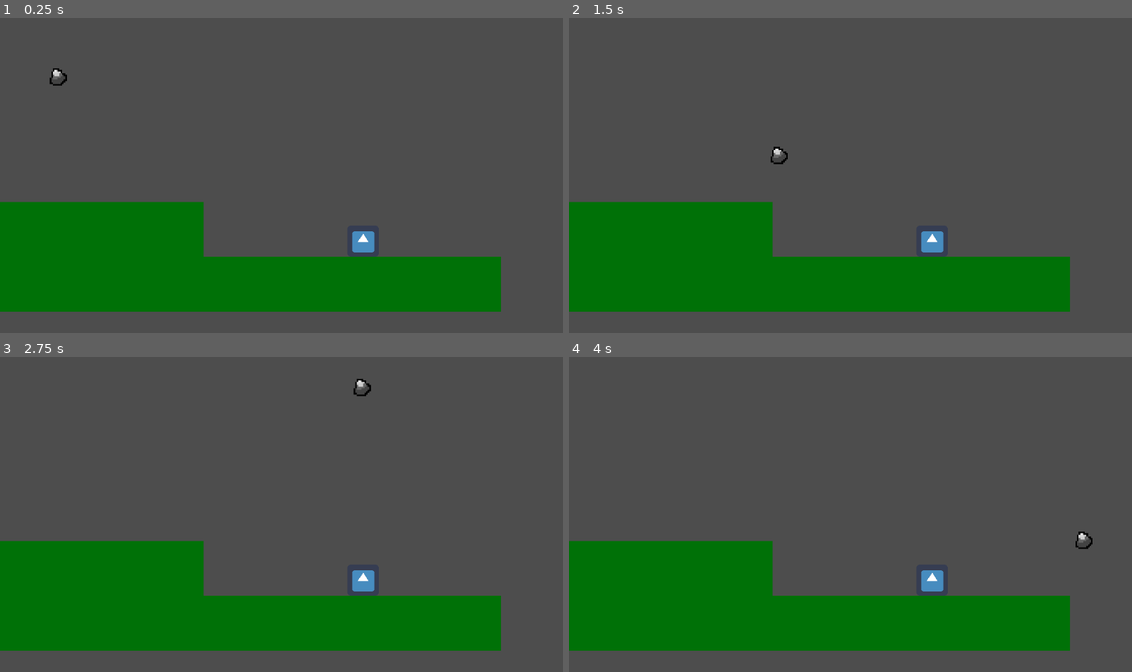
Above: before the commit, frames 1-4 (two rows, left to right).
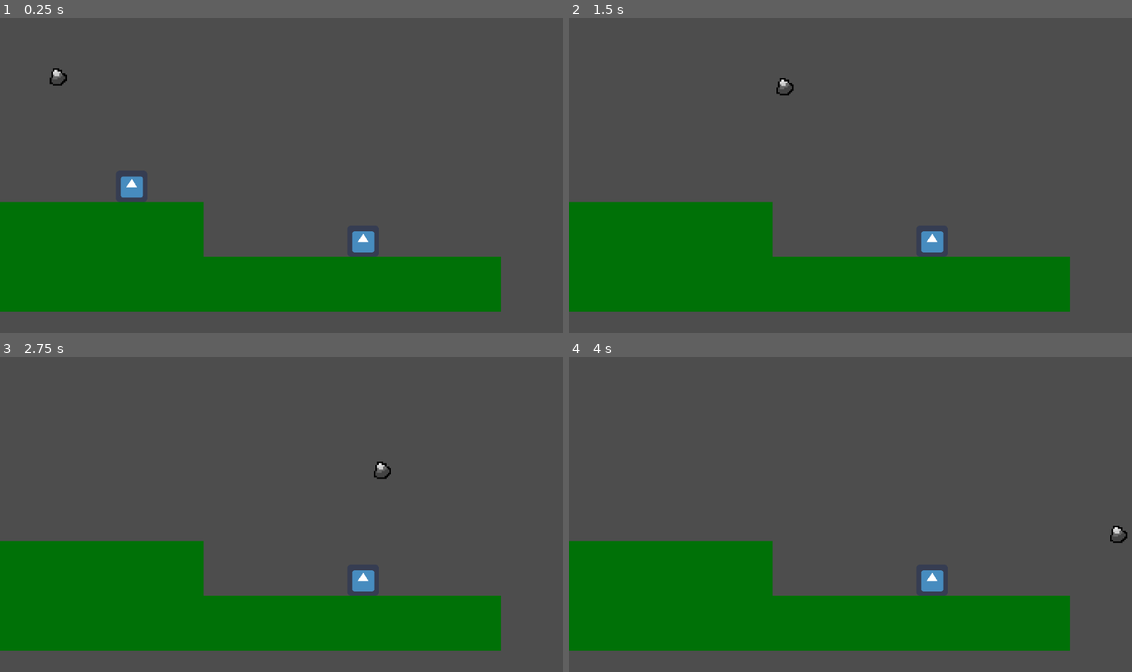
Above: after the commit, the same moments.

Repository: TheNerm/Winter_Game_Jam_23
Game: Godot game, scene res://DemoScene.tscn
Same seed, same stepped clock (60 frames per second), same inputs: the game is played once before the commit and once after it. The engine's default icon, where the game draws it, is replaced by a stand-in: a white triangle on a blue panel in a dark square.
Inputs:
- Up to frame 1 (0.25 s): no input
- Up to frame 2 (1.5 s): no input
- Up to frame 3 (2.75 s): no input
- Up to frame 4 (4 s): no input

The runs differ from the first frame. In frame 1, 0.3% of the frame differs, in the area x 21-26%, y 50-58%; in frame 2, 0.2%; in frame 3, 0.2%; in frame 4, 0.2%.

Commit message:
now we actually have a game frfr

Diff:
--- a/DemoScene.tscn
+++ b/DemoScene.tscn
@@ -119,6 +119,46 @@
 [node name="parrySoundPlayer" type="AudioStreamPlayer2D" parent="player2"]
 stream = ExtResource("4_31jlg")
 
+[node name="player1" type="CharacterBody2D" parent="." groups=["players"]]
+position = Vector2(269, 286)
+script = ExtResource("1")
+input_left = "P1move_left"
+input_right = "P1move_right"
+input_jump = "P1jump"
+input_parry = "P1parry"
+
+[node name="icon" type="Sprite2D" parent="player1"]
+texture = ExtResource("2")
+
+[node name="CollisionShape2D" type="CollisionShape2D" parent="player1"]
+shape = SubResource("4")
+
+[node name="Parrybox" type="Area2D" parent="player1"]
+
+[node name="ParryPng" type="Sprite2D" parent="player1/Parrybox"]
+visible = false
+scale = Vector2(0.5, 0.5)
+texture = ExtResource("3_e1i2t")
+
+[node name="Parrybox" type="CollisionShape2D" parent="player1/Parrybox"]
+shape = SubResource("CircleShape2D_mjj33")
+
+[node name="ParryTimer" type="Timer" parent="player1"]
+wait_time = 0.2
+one_shot = true
+
+[node name="CoolDownTimer" type="Timer" parent="player1"]
+one_shot = true
+
+[node name="Hurtbox" type="Area2D" parent="player1" groups=["players"]]
+
+[node name="Hurtbox" type="CollisionShape2D" parent="player1/Hurtbox" groups=["players"]]
+scale = Vector2(1.1, 1.1)
+shape = SubResource("4")
+
+[node name="parrySoundPlayer" type="AudioStreamPlayer2D" parent="player1"]
+stream = ExtResource("4_31jlg")
+
 [node name="stone" type="CharacterBody2D" parent="." groups=["stone"]]
 position = Vector2(55, 59)
 scale = Vector2(0.2, 0.2)
@@ -138,4 +178,6 @@
 
 [connection signal="timeout" from="player2/ParryTimer" to="player2" method="_on_parry_timer_timeout"]
 [connection signal="body_entered" from="player2/Hurtbox" to="player2" method="_on_hurtbox_body_entered"]
+[connection signal="timeout" from="player1/ParryTimer" to="player1" method="_on_parry_timer_timeout"]
+[connection signal="body_entered" from="player1/Hurtbox" to="player1" method="_on_hurtbox_body_entered"]
 [connection signal="area_entered" from="stone/Area2D" to="stone" method="_on_area_2d_area_entered"]
--- a/project.godot
+++ b/project.godot
@@ -20,44 +20,49 @@
 P2jump={
 "deadzone": 0.5,
 "events": [Object(InputEventKey,"resource_local_to_scene":false,"resource_name":"","device":0,"window_id":0,"alt_presse …(181 unchanged characters)…
-, Object(InputEventJoypadButton,"resource_local_to_scene":false,"resource_name":"","device":-1,"button_index":1,"pressure":0.0,"pressed":false,"script":null)
+, Object(InputEventJoypadButton,"resource_local_to_scene":false,"resource_name":"","device":0,"button_index":1,"pressure":0.0,"pressed":false,"script":null)
 ]
 }
 P2move_right={
 "deadzone": 0.5,
 "events": [Object(InputEventKey,"resource_local_to_scene":false,"resource_name":"","device":0,"window_id":0,"alt_presse …(181 unchanged characters)…
-, Object(InputEventJoypadMotion,"resource_local_to_scene":false,"resource_name":"","device":-1,"axis":0,"axis_value":1.0,"script":null)
+, Object(InputEventJoypadMotion,"resource_local_to_scene":false,"resource_name":"","device":0,"axis":0,"axis_value":1.0,"script":null)
 ]
 }
 P2move_left={
 "deadzone": 0.5,
 "events": [Object(InputEventKey,"resource_local_to_scene":false,"resource_name":"","device":0,"window_id":0,"alt_presse …(181 unchanged characters)…
-, Object(InputEventJoypadMotion,"resource_local_to_scene":false,"resource_name":"","device":-1,"axis":0,"axis_value":-1.0,"script":null)
+, Object(InputEventJoypadMotion,"resource_local_to_scene":false,"resource_name":"","device":0,"axis":0,"axis_value":-1.0,"script":null)
+]
+}
+P2parry={
+"deadzone": 0.5,
+"events": [Object(InputEventJoypadButton,"resource_local_to_scene":false,"resource_name":"","device":0,"button_index":0,"pressure":0.0,"pressed":false,"script":null)
+, Object(InputEventKey,"resource_local_to_scene":false,"resource_name":"","device":-1,"window_id":0,"alt_pressed":false,"shift_pressed":false,"ctrl_pressed":false,"meta_pressed":false,"pressed":false,"keycode":0,"physical_keycode":4194322,"key_label":0,"unicode":0,"echo":false,"script":null)
 ]
 }
 P1jump={
 "deadzone": 0.5,
 "events": [Object(InputEventKey,"resource_local_to_scene":false,"resource_name":"","device":-1,"window_id":0,"alt_pressed":false,"shift_pressed":false,"ctrl_pressed":false,"meta_pressed":false,"pressed":false,"keycode":0,"physical_keycode":87,"key_label":0,"unicode":119,"echo":false,"script":null)
+, Object(InputEventJoypadButton,"resource_local_to_scene":false,"resource_name":"","device":1,"button_index":1,"pressure":0.0,"pressed":false,"script":null)
 ]
 }
 P1move_right={
 "deadzone": 0.5,
 "events": [Object(InputEventKey,"resource_local_to_scene":false,"resource_name":"","device":-1,"window_id":0,"alt_pressed":false,"shift_pressed":false,"ctrl_pressed":false,"meta_pressed":false,"pressed":false,"keycode":0,"physical_keycode":68,"key_label":0,"unicode":100,"echo":false,"script":null)
+, Object(InputEventJoypadMotion,"resource_local_to_scene":false,"resource_name":"","device":1,"axis":0,"axis_value":1.0,"script":null)
 ]
 }
 P1move_left={
 "deadzone": 0.5,
 "events": [Object(InputEventKey,"resource_local_to_scene":false,"resource_name":"","device":-1,"window_id":0,"alt_pressed":false,"shift_pressed":false,"ctrl_pressed":false,"meta_pressed":false,"pressed":false,"keycode":0,"physical_keycode":65,"key_label":0,"unicode":97,"echo":false,"script":null)
-]
-}
-P2parry={
-"deadzone": 0.5,
-"events": [Object(InputEventJoypadButton,"resource_local_to_scene":false,"resource_name":"","device":-1,"button_index":0,"pressure":0.0,"pressed":false,"script":null)
+, Object(InputEventJoypadMotion,"resource_local_to_scene":false,"resource_name":"","device":1,"axis":0,"axis_value":-1.0,"script":null)
 ]
 }
 P1parry={
 "deadzone": 0.5,
-"events": [Object(InputEventKey,"resource_local_to_scene":false,"resource_name":"","device":-1,"window_id":0,"alt_pressed":false,"shift_pressed":false,"ctrl_pressed":false,"meta_pressed":false,"pressed":false,"keycode":0,"physical_keycode":32,"key_label":0,"unicode":32,"echo":false,"script":null)
+"events": [Object(InputEventKey,"resource_local_to_scene":false,"resource_name":"","device":-1,"window_id":0,"alt_pressed":false,"shift_pressed":false,"ctrl_pressed":false,"meta_pressed":false,"pressed":false,"keycode":0,"physical_keycode":83,"key_label":0,"unicode":115,"echo":false,"script":null)
+, Object(InputEventJoypadButton,"resource_local_to_scene":false,"resource_name":"","device":1,"button_index":0,"pressure":0.0,"pressed":false,"script":null)
 ]
 }
 
--- a/stone.gd
+++ b/stone.gd
@@ -10,6 +10,11 @@
 
 
 func _on_area_2d_area_entered(area):
-	if(area.is_in_group("parry")):
-		if (area.disabled==false):
-			pass
+	if(area.is_in_group("players")):
+		velocity.x *= 1.1
+		velocity.y *= 1.1
+
+func _on_hurtbox_body_entered(body):
+	if(body.is_in_group("players")):
+		velocity.x *= 1.1
+		velocity.y *= 1.1
